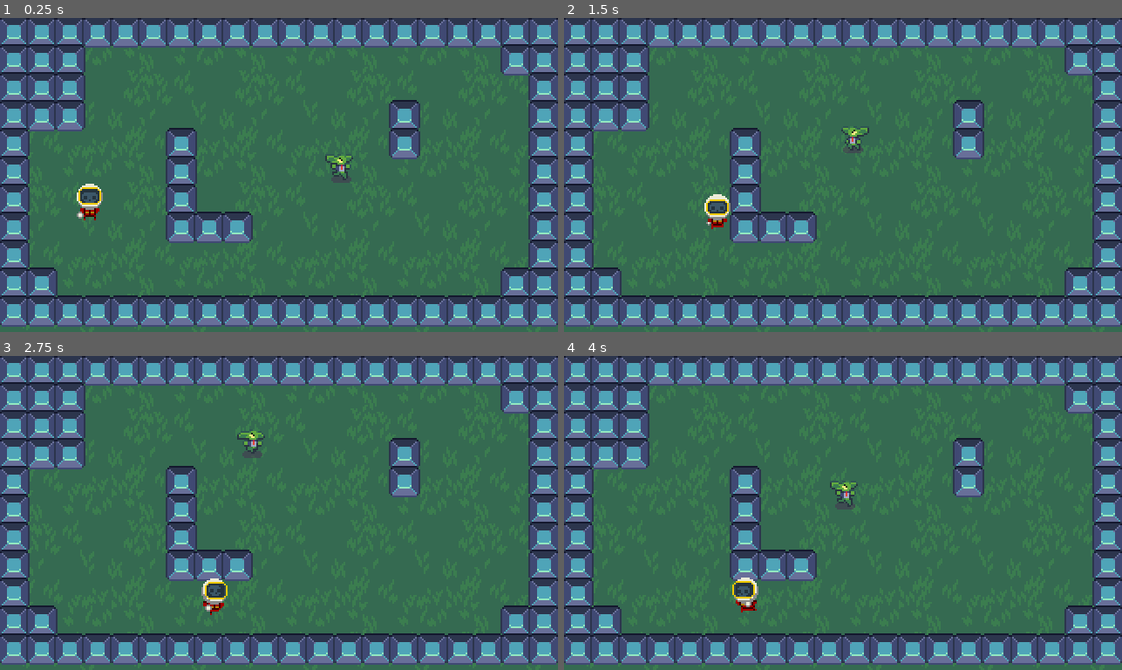
Above: before the commit, frames 1-4 (two rows, left to right).
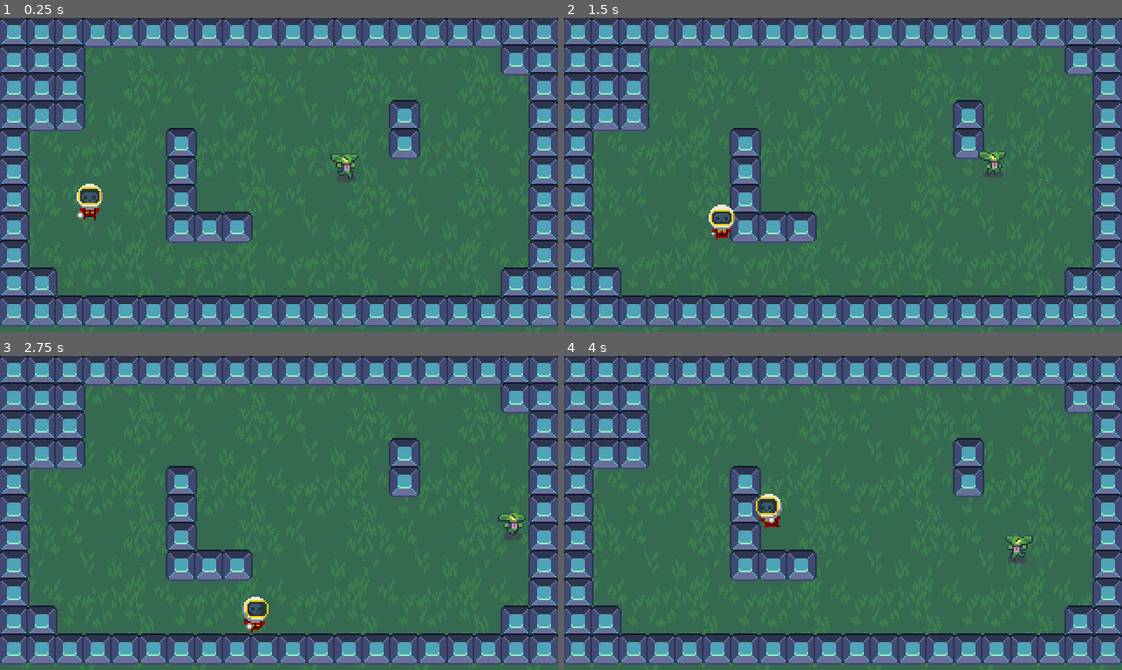
Above: after the commit, the same moments.

Repository: Hamsu-dev/NHG-Rougelike
Game: Godot game, scene res://Scenes/world.tscn
Two runs of this game, one before a commit and one after it. Both use one fixed random seed, a clock stepped at 60 frames per second and the inputs below.
Inputs (mouse positions are in pixels of both pictures, inside the frame that each line leads up to):
- Up to frame 1 (0.25 s): no input
- Up to frame 2 (1.5 s): move the mouse to (965, 159) at 0.52 s; hold D (right) 0.53-1.28 s; move the mouse to (731, 190) at 1.27 s; hold S (down) from 1.28 s (still down)
- Up to frame 3 (2.75 s): move the mouse to (334, 443) at 2.02 s; release S (down) at 2.03 s; hold D (right) from 2.03 s (still down)
- Up to frame 4 (4 s): move the mouse to (815, 575) at 2.77 s; release D (right) at 2.78 s; hold W (up) 2.78-3.53 s; move the mouse to (1010, 560) at 3.52 s; hold A (left) from 3.53 s (still down)

The runs differ from the first frame. In frame 1, 0.3% of the frame differs, in the area x 58-65%, y 43-53%; in frame 2, 1.0%; in frame 3, 1.2%, in the area x 36-95%, y 23-89%; in frame 4, 1.2%.

Commit message:
Business goblin's finite state machine :alien:

Diff:
--- a/Scenes/business_goblin.tscn
+++ b/Scenes/business_goblin.tscn
@@ -105,3 +105,4 @@
 [node name="RayCast2D" type="RayCast2D" parent="."]
 position = Vector2(0, -4)
 target_position = Vector2(0, 16)
+collision_mask = 3
--- a/Scenes/world.tscn
+++ b/Scenes/world.tscn
@@ -17,9 +17,13 @@
 
 [node name="Player" parent="." instance=ExtResource("2_f52tv")]
 position = Vector2(51, 111)
+collision_layer = 2
+collision_mask = 5
 
 [node name="BusinessGoblin" parent="." instance=ExtResource("2_5tql4")]
 position = Vector2(189, 94)
+collision_layer = 4
+collision_mask = 3
 
 [node name="BlockTileMap" parent="." instance=ExtResource("3_riu2l")]
 layer_0/tile_data = PackedInt32Array(0, 0, 0, 65536, 0, 0, 131072, 0, 0, 196608, 0, 0, 262144, 0, 0, 327680, 0, 0, 3932 …(872 unchanged characters)…
--- a/Scripts/Player.gd
+++ b/Scripts/Player.gd
@@ -1,3 +1,4 @@
+class_name Player
 extends CharacterBody2D
 
 @onready var sprite_2d = $Sprite2D
--- a/Scripts/business_goblin.gd
+++ b/Scripts/business_goblin.gd
@@ -8,10 +8,13 @@
 @onready var fsm = $FiniteStateMachine as FiniteStateMachine
 @onready var enemy_wander_state = $FiniteStateMachine/EnemyWanderState as EnemyWanderState
 @onready var enemy_chase_state = $FiniteStateMachine/EnemyChaseState as EnemyChaseState
+@onready var player = get_tree().get_nodes_in_group("Player")[0]
+
 
 func _ready():
 	enemy_wander_state.found_player.connect(fsm.change_state.bind(enemy_chase_state))
 	enemy_chase_state.lost_player.connect(fsm.change_state.bind(enemy_wander_state))
 
 func _physics_process(delta):
-	ray_cast_2d.target_position = get_local_mouse_position()
+	var direction_to_player = (player.global_position - global_position).normalized()
+	ray_cast_2d.target_position = direction_to_player * 100
--- a/Scripts/enemy_chase_state.gd
+++ b/Scripts/enemy_chase_state.gd
@@ -20,8 +20,8 @@
 func _physics_process(delta) -> void:
 	animator.scale.x = -sign(actor.velocity.x)
 	if animator.scale.x == 0.0: animator.scale.x = 1.0
-	var direction = Vector2.ZERO.direction_to(actor.get_local_mouse_position())
-	actor.velocity = actor.velocity.move_toward(direction * actor.max_speed, actor.acceleration * delta)
+	var direction_to_player = (actor.player.global_position - actor.global_position).normalized()
+	actor.velocity = actor.velocity.move_toward(direction_to_player * actor.max_speed, actor.acceleration * delta)
 	actor.move_and_slide()
-	if vision_cast.is_colliding():
+	if not vision_cast.is_colliding() or (vision_cast.is_colliding() and not vision_cast.get_collider().is_in_group("Player")):
 		lost_player.emit()
--- a/Scripts/enemy_wander_state.gd
+++ b/Scripts/enemy_wander_state.gd
@@ -28,5 +28,7 @@
 	if collision:
 		var bounce_velocity = actor.velocity.bounce(collision.get_normal())
 		actor.velocity = bounce_velocity
-	if not vision_cast.is_colliding():
-		found_player.emit()
+	if vision_cast.is_colliding():
+		var colliding_body = vision_cast.get_collider()
+		if colliding_body and colliding_body.is_in_group("Player"):
+			found_player.emit()
--- a/player.tscn
+++ b/player.tscn
@@ -417,8 +417,8 @@
 }]
 
 [sub_resource type="CapsuleShape2D" id="CapsuleShape2D_bf4kx"]
-radius = 6.0
-height = 24.0
+radius = 5.0
+height = 12.0
 
 [sub_resource type="Animation" id="Animation_70wsf"]
 resource_name = "Idle_Down"
@@ -449,31 +449,33 @@
 "values": [0, 1, 2, 3]
 }
 
-[sub_resource type="Animation" id="Animation_h8l07"]
-length = 0.001
-tracks/0/type = "value"
-tracks/0/imported = false
-tracks/0/enabled = true
-tracks/0/path = NodePath("AnimatedSprite2D:frame")
-tracks/0/interp = 1
-tracks/0/loop_wrap = true
-tracks/0/keys = {
-"times": PackedFloat32Array(0),
-"transitions": PackedFloat32Array(1),
-"update": 1,
-"values": [0]
-}
-tracks/1/type = "value"
-tracks/1/imported = false
-tracks/1/enabled = true
-tracks/1/path = NodePath("AnimatedSprite2D:animation")
-tracks/1/interp = 1
-tracks/1/loop_wrap = true
-tracks/1/keys = {
+[sub_resource type="Animation" id="Animation_p0skq"]
+resource_name = "Idle_Left"
+length = 0.4
+loop_mode = 1
+tracks/0/type = "value"
+tracks/0/imported = false
+tracks/0/enabled = true
+tracks/0/path = NodePath("AnimatedSprite2D:animation")
+tracks/0/interp = 1
+tracks/0/loop_wrap = true
+tracks/0/keys = {
 "times": PackedFloat32Array(0),
 "transitions": PackedFloat32Array(1),
 "update": 1,
 "values": [&"Idle"]
+}
+tracks/1/type = "value"
+tracks/1/imported = false
+tracks/1/enabled = true
+tracks/1/path = NodePath("AnimatedSprite2D:frame")
+tracks/1/interp = 1
+tracks/1/loop_wrap = true
+tracks/1/keys = {
+"times": PackedFloat32Array(0, 0.1, 0.2),
+"transitions": PackedFloat32Array(1, 1, 1),
+"update": 1,
+"values": [7, 8, 9]
 }
 
 [sub_resource type="Animation" id="Animation_q1nh4"]
@@ -505,35 +507,6 @@
 "values": [4, 5, 6]
 }
 
-[sub_resource type="Animation" id="Animation_p0skq"]
-resource_name = "Idle_Left"
-length = 0.4
-loop_mode = 1
-tracks/0/type = "value"
-tracks/0/imported = false
-tracks/0/enabled = true
-tracks/0/path = NodePath("AnimatedSprite2D:animation")
-tracks/0/interp = 1
-tracks/0/loop_wrap = true
-tracks/0/keys = {
-"times": PackedFloat32Array(0),
-"transitions": PackedFloat32Array(1),
-"update": 1,
-"values": [&"Idle"]
-}
-tracks/1/type = "value"
-tracks/1/imported = false
-tracks/1/enabled = true
-tracks/1/path = NodePath("AnimatedSprite2D:frame")
-tracks/1/interp = 1
-tracks/1/loop_wrap = true
-tracks/1/keys = {
-"times": PackedFloat32Array(0, 0.1, 0.2),
-"transitions": PackedFloat32Array(1, 1, 1),
-"update": 1,
-"values": [7, 8, 9]
-}
-
 [sub_resource type="Animation" id="Animation_7gvan"]
 resource_name = "Idle_Up"
 length = 0.4
@@ -563,6 +536,35 @@
 "values": [10, 11, 12, 13]
 }
 
+[sub_resource type="Animation" id="Animation_g7nqj"]
+resource_name = "Idle_Up_Left"
+length = 0.4
+loop_mode = 1
+tracks/0/type = "value"
+tracks/0/imported = false
+tracks/0/enabled = true
+tracks/0/path = NodePath("AnimatedSprite2D:animation")
+tracks/0/interp = 1
+tracks/0/loop_wrap = true
+tracks/0/keys = {
+"times": PackedFloat32Array(0),
+"transitions": PackedFloat32Array(1),
+"update": 1,
+"values": [&"Idle"]
+}
+tracks/1/type = "value"
+tracks/1/imported = false
+tracks/1/enabled = true
+tracks/1/path = NodePath("AnimatedSprite2D:frame")
+tracks/1/interp = 1
+tracks/1/loop_wrap = true
+tracks/1/keys = {
+"times": PackedFloat32Array(0, 0.1, 0.2, 0.3),
+"transitions": PackedFloat32Array(1, 1, 1, 1),
+"update": 1,
+"values": [18, 19, 20, 21]
+}
+
 [sub_resource type="Animation" id="Animation_7qm26"]
 resource_name = "Idle_Up_Right"
 length = 0.4
@@ -592,33 +594,60 @@
 "values": [14, 15, 16, 17]
 }
 
-[sub_resource type="Animation" id="Animation_g7nqj"]
-resource_name = "Idle_Up_Left"
-length = 0.4
-loop_mode = 1
-tracks/0/type = "value"
-tracks/0/imported = false
-tracks/0/enabled = true
-tracks/0/path = NodePath("AnimatedSprite2D:animation")
-tracks/0/interp = 1
-tracks/0/loop_wrap = true
-tracks/0/keys = {
+[sub_resource type="Animation" id="Animation_h8l07"]
+length = 0.001
+tracks/0/type = "value"
+tracks/0/imported = false
+tracks/0/enabled = true
+tracks/0/path = NodePath("AnimatedSprite2D:frame")
+tracks/0/interp = 1
+tracks/0/loop_wrap = true
+tracks/0/keys = {
+"times": PackedFloat32Array(0),
+"transitions": PackedFloat32Array(1),
+"update": 1,
+"values": [0]
+}
+tracks/1/type = "value"
+tracks/1/imported = false
+tracks/1/enabled = true
+tracks/1/path = NodePath("AnimatedSprite2D:animation")
+tracks/1/interp = 1
+tracks/1/loop_wrap = true
+tracks/1/keys = {
 "times": PackedFloat32Array(0),
 "transitions": PackedFloat32Array(1),
 "update": 1,
 "values": [&"Idle"]
 }
-tracks/1/type = "value"
-tracks/1/imported = false
-tracks/1/enabled = true
-tracks/1/path = NodePath("AnimatedSprite2D:frame")
-tracks/1/interp = 1
-tracks/1/loop_wrap = true
-tracks/1/keys = {
-"times": PackedFloat32Array(0, 0.1, 0.2, 0.3),
-"transitions": PackedFloat32Array(1, 1, 1, 1),
-"update": 1,
-"values": [18, 19, 20, 21]
+
+[sub_resource type="Animation" id="Animation_hppfk"]
+resource_name = "Run Top_Right"
+length = 0.6
+loop_mode = 1
+tracks/0/type = "value"
+tracks/0/imported = false
+tracks/0/enabled = true
+tracks/0/path = NodePath("AnimatedSprite2D:animation")
+tracks/0/interp = 1
+tracks/0/loop_wrap = true
+tracks/0/keys = {
+"times": PackedFloat32Array(0),
+"transitions": PackedFloat32Array(1),
+"update": 1,
+"values": [&"Run"]
+}
+tracks/1/type = "value"
+tracks/1/imported = false
+tracks/1/enabled = true
+tracks/1/path = NodePath("AnimatedSprite2D:frame")
+tracks/1/interp = 1
+tracks/1/loop_wrap = true
+tracks/1/keys = {
+"times": PackedFloat32Array(0, 0.1, 0.2, 0.3, 0.4, 0.5),
+"transitions": PackedFloat32Array(1, 1, 1, 1, 1, 1),
+"update": 1,
+"values": [24, 25, 26, 27, 28, 29]
 }
 
 [sub_resource type="Animation" id="Animation_6xvxg"]
@@ -764,35 +793,6 @@
 "transitions": PackedFloat32Array(1, 1, 1, 1, 1),
 "update": 1,
 "values": [30, 31, 32, 33, 34]
-}
-
-[sub_resource type="Animation" id="Animation_hppfk"]
-resource_name = "Run Top_Right"
-length = 0.6
-loop_mode = 1
-tracks/0/type = "value"
-tracks/0/imported = false
-tracks/0/enabled = true
-tracks/0/path = NodePath("AnimatedSprite2D:animation")
-tracks/0/interp = 1
-tracks/0/loop_wrap = true
-tracks/0/keys = {
-"times": PackedFloat32Array(0),
-"transitions": PackedFloat32Array(1),
-"update": 1,
-"values": [&"Run"]
-}
-tracks/1/type = "value"
-tracks/1/imported = false
-tracks/1/enabled = true
-tracks/1/path = NodePath("AnimatedSprite2D:frame")
-tracks/1/interp = 1
-tracks/1/loop_wrap = true
-tracks/1/keys = {
-"times": PackedFloat32Array(0, 0.1, 0.2, 0.3, 0.4, 0.5),
-"transitions": PackedFloat32Array(1, 1, 1, 1, 1, 1),
-"update": 1,
-"values": [24, 25, 26, 27, 28, 29]
 }
 
 [sub_resource type="AnimationLibrary" id="AnimationLibrary_rnky5"]
@@ -892,9 +892,11 @@
 states/Run/position = Vector2(525, 100)
 transitions = ["Start", "Idle", SubResource("AnimationNodeStateMachineTransition_fsi1p"), "Idle", "Run", SubResource("AnimationNodeStateMachineTransition_d5kfx"), "Run", "Idle", SubResource("AnimationNodeStateMachineTransition_ry1um")]
 
-[node name="Player" type="CharacterBody2D"]
+[node name="Player" type="CharacterBody2D" groups=["Player"]]
 position = Vector2(0, -5)
 script = ExtResource("1_iqtuf")
+Speed = 80
+Acceleration = 50
 
 [node name="AnimatedSprite2D" type="AnimatedSprite2D" parent="."]
 position = Vector2(0, -11)
@@ -902,7 +904,7 @@
 animation = &"Idle"
 
 [node name="CollisionShape2D" type="CollisionShape2D" parent="."]
-position = Vector2(0, -7)
+position = Vector2(0, -5)
 shape = SubResource("CapsuleShape2D_bf4kx")
 
 [node name="AnimationPlayer" type="AnimationPlayer" parent="."]
Not shown, changed: .DS_Store
